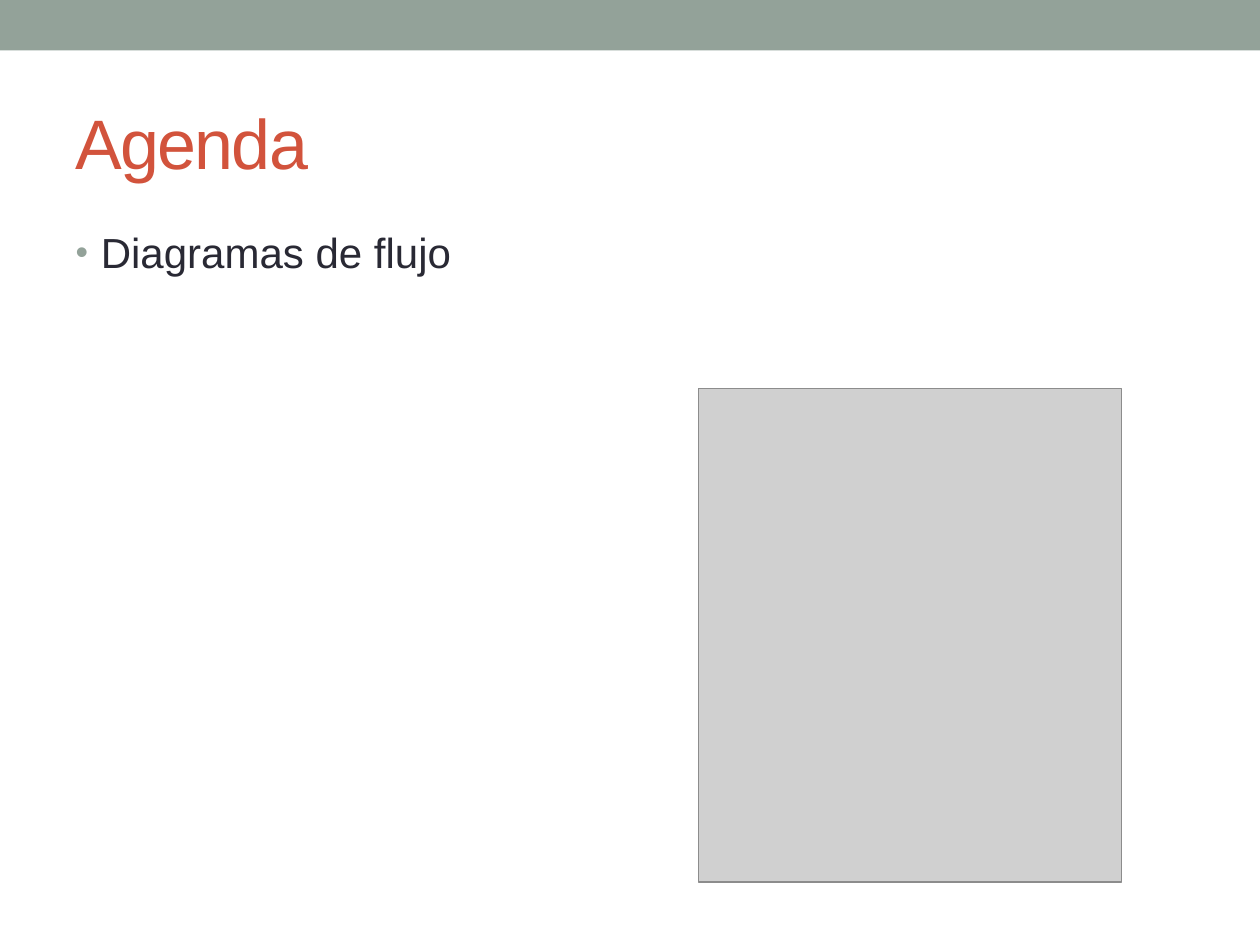
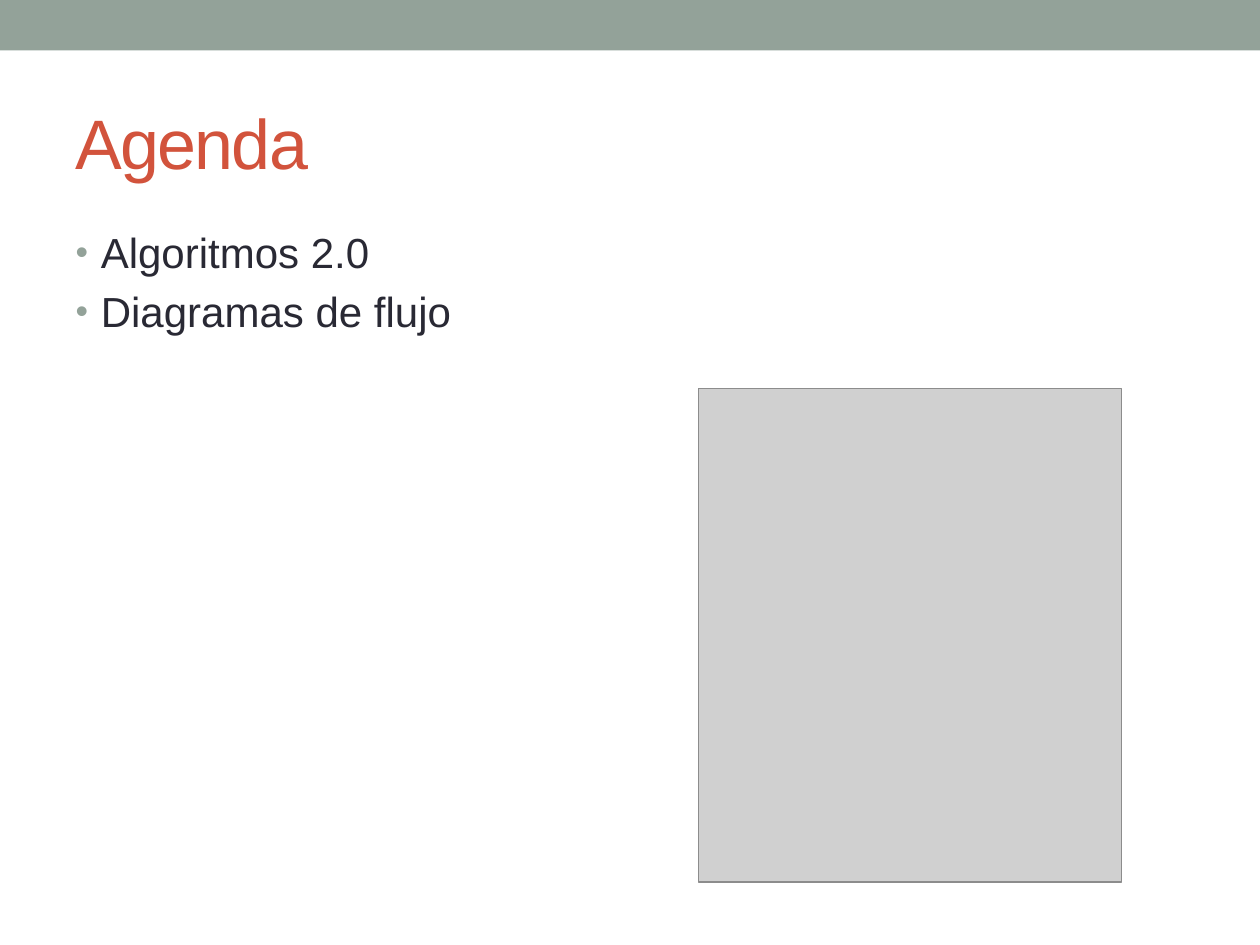
Before and after one commit to esolorzanob/UPI_Introduccion, a slide deck: slide 2 of Semana 2.pptx. Drawn at 1260x945 pixels with LibreOffice and Linux fonts; fonts in the diff are those of the drawing; grey boxes stand for pictures. Boxes give left, top, right and bottom in pixels: in the first picture for what was removed or moved away, otherwise in the second. Text is boxed around its words. In the diff, an @@ line names an element or a change of style, - is before the commit and + after.

```diff
--- a/Semana 2.pptx
+++ b/Semana 2.pptx
@@ text at <box>101,237,369,277</box>: paragraph added @@
+• Algoritmos 2.0
```
Also in this commit, not shown: 3 other slides changed, 8 slides added.
